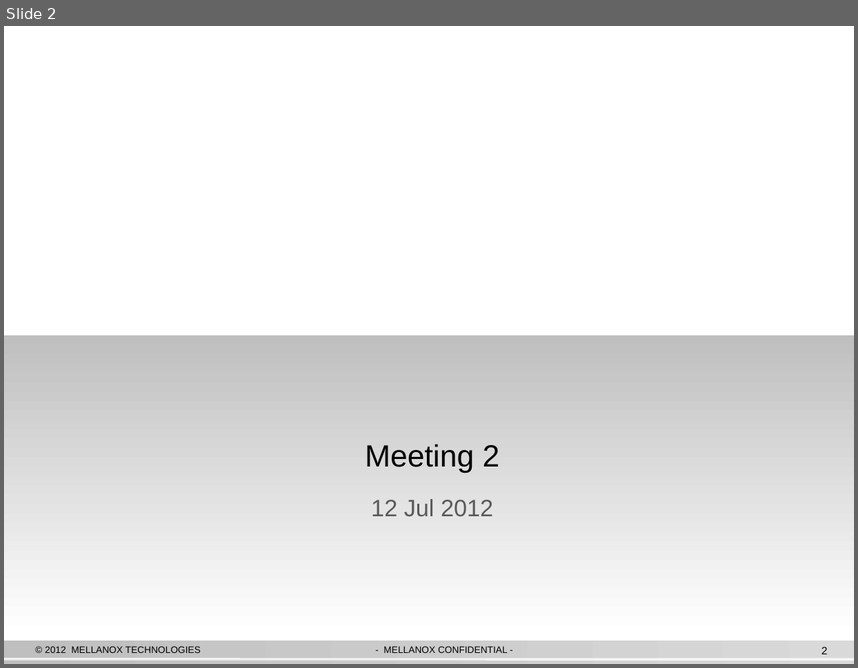
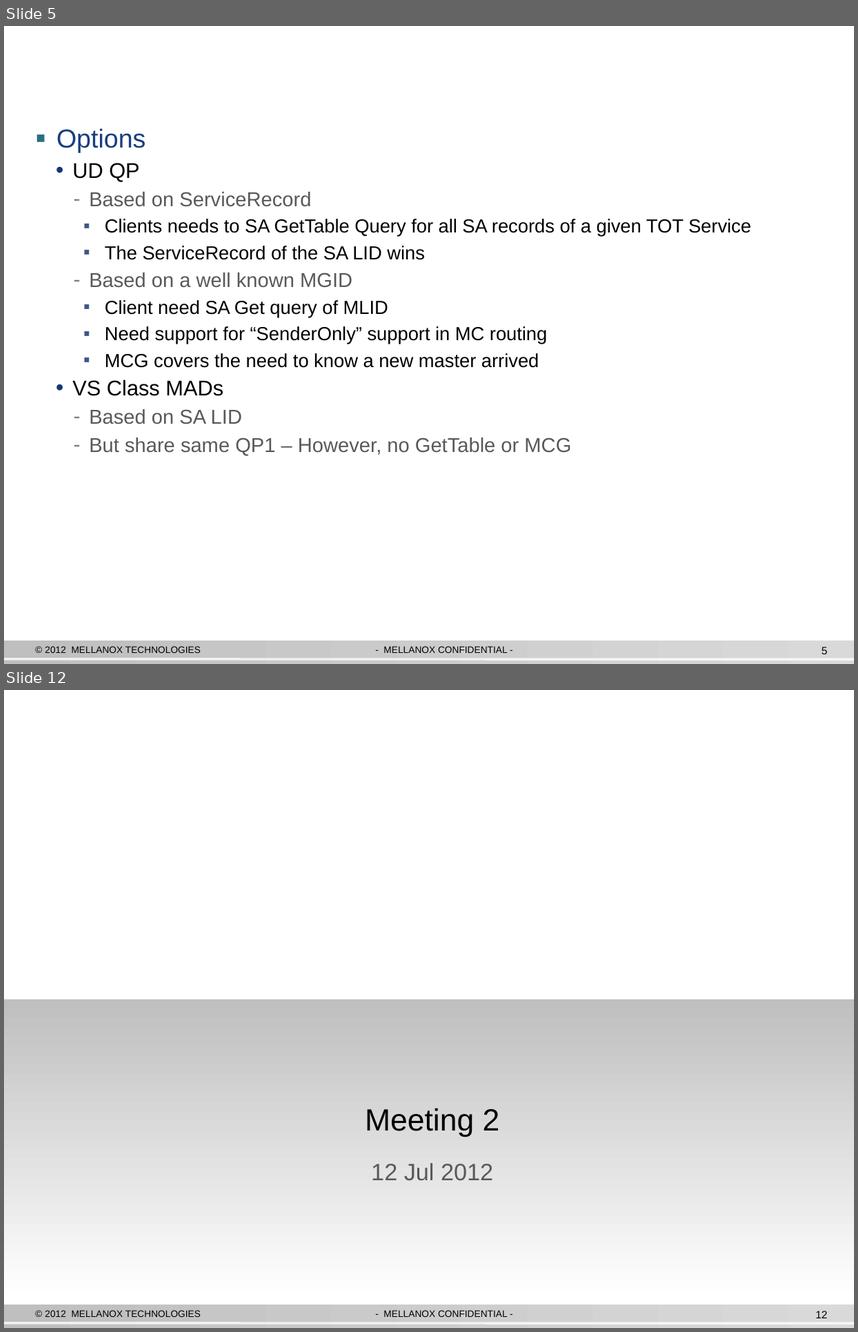
Before and after one commit to hnrose/ibssa2, a slide deck: IB SA Scalability Arch.pptx. Shown one above the other, each under a label of ours: slide 2 before the commit, slides 5 and 12 after it; the slides between them are not shown. The pictures are 858x668 and 858x1332 pixels, drawn with LibreOffice and Linux fonts; fonts in the diff are those of the drawing; background and template pictures are left out. Boxes give left, top, right and bottom in pixels: in the first picture for what was removed or moved away, otherwise in the second. Text is boxed around its words. In the diff, an @@ line names an element or a change of style, - is before the commit and + after.

```diff
--- a/IB SA Scalability Arch.pptx
+++ b/IB SA Scalability Arch.pptx
@@ slide 5 added at (x1=4, y1=26, x2=854, y2=664), background #FFFFFF; not listed: 4 template elements that a slide beside it also shows @@
@@ text added at (x1=56, y1=128, x2=751, y2=455), 16 pt, text #000000 @@
+▪ Options
+  • UD QP
+    – Based on ServiceRecord
+      ▪ Clients needs to SA GetTable Query for all SA records of a given TOT Service
+      ▪ The ServiceRecord of the SA LID wins
+    – Based on a well known MGID
+      ▪ Client need SA Get query of MLID
+      ▪ Need support for “SenderOnly” support in MC routing
+      ▪ MCG covers the need to know a new master arrived
+  • VS Class MADs
+    – Based on SA LID
+    – But share same QP1 – However, no GetTable or MCG
@@ title added at (x1=560, y1=219, x2=684, y2=233), 26 pt, text #FFFFFF, bold @@
+Discovery of TOT plugin
@@ what was slide 2 is now slide 12 @@
@@ page number at (x1=815, y1=1310, x2=827, y2=1318): text changed @@
-2
+12
```
Also in this commit, not shown: 9 other slides added, 4 other files.
